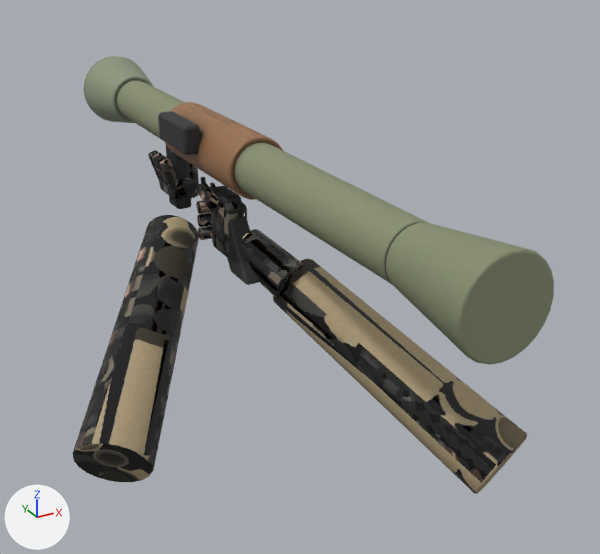
Before and after pictures for a commit that changed the glTF model spil/sigtekorn/modeller/raket.glb.
Rendered twice from a camera (50 mm lens) standing at (-0.444, -1.034, 0.356) and looking at (0.089, -0.066, -0.128). Lighting does not change. The marker at lower left points along +X, +Y and +Z. The picture after the commit comes second. Vertices at exactly the same position are counted once.

Objects in the first picture: 'hænder', 'raket'.
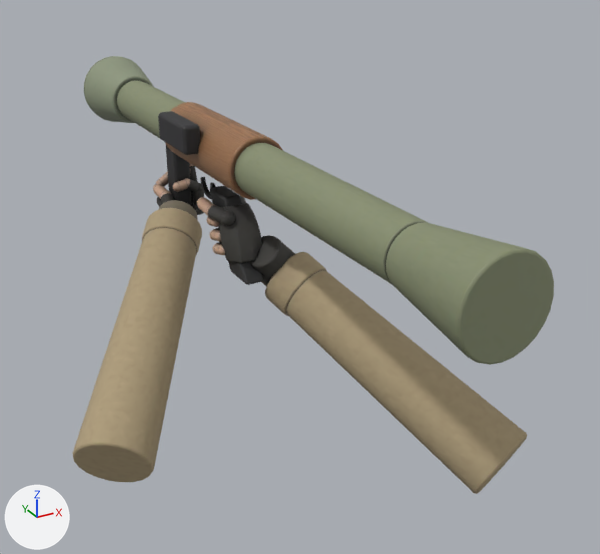
What changed in the scene script:
```text
Change me_højre_håndflade:
    used by ob_hænder; location = (0.0, 0.0, 0.0)
    remove me_højre_håndflade.from_pydata(...)  # 1296 vertices, 2536 faces; spans x -0.281..0.235, y -0.431..0.208, z -0.319..0.015
    add me_højre_håndflade.from_pydata(...)  # 22744 vertices, 45152 faces; spans x -0.281..0.235, y -0.431..0.207, z -0.319..0.006
    me_højre_håndflade part 1: a new loose piece, a UV sphere (16 segments, 10 rings, poles along z) spanning x -0.031..-0.015, y -0.037..-0.021, z -0.042..-0.027, in mat_hænder
    me_højre_håndflade part 2: a new loose piece, a UV sphere (16 segments, 10 rings, poles along z) spanning x -0.031..-0.015, y -0.049..-0.033, z -0.06..-0.044, in mat_hænder
    me_højre_håndflade part 3: a new loose piece, a UV sphere (16 segments, 10 rings, poles along z) spanning x -0.03..-0.015, y -0.058..-0.042, z -0.077..-0.062, in mat_hænder
    me_højre_håndflade part 4: a new loose piece, a UV sphere (16 segments, 10 rings, poles along z) spanning x -0.029..-0.009, y -0.069..-0.049, z -0.031..-0.011, in mat_hænder
    me_højre_håndflade part 5: the loose piece of 108 vertices spanning x -0.012..0.071, y -0.136..-0.036, z -0.13..-0.043 is copied, and the copy is multiplied about its middle by the matrix ((0.05, -0.729, 0.475), (0.947, 0.253, 0.139), (-0.055, 0.109, 0.791)), then moved by (0.007, 0.004, 0.0); it spans x 0.0..0.075, y -0.114..-0.05, z -0.124..-0.049
    me_højre_håndflade part 6: the loose piece of 84 vertices spanning x -0.032..0.018, y 0.002..0.03, z -0.078..-0.056 is deleted
    me_højre_håndflade part 7: 5 vertices moved within x -0.014..0.021, y -0.046..-0.036, z -0.089..-0.01; 964 vertices removed from x -0.039..0.071, y -0.136..0.208, z -0.13..0.015; 18154 vertices added at x -0.091..0.109, y -0.142..0.207, z -0.165..0.006
    me_højre_håndflade part 8: 472 kept faces spanning x -0.281..0.235, y -0.431..0.125, z -0.319..-0.056 get new texture (UV) coordinates
    other edits to the shape of me_højre_håndflade do not show in these pictures
```

Location of each change, [x1, y1, x2, y2] in pixels of the pictures (600 x 554 px):
'hænder', reshaped
    before: [73, 150, 527, 494]
    after: [73, 163, 527, 494]
part 1 of me_højre_håndflade, added
    after: [211, 219, 219, 227]
part 2 of me_højre_håndflade, added
    after: [215, 231, 221, 242]
part 3 of me_højre_håndflade, added
    after: [218, 245, 225, 255]
part 4 of me_højre_håndflade, added
    after: [221, 210, 235, 226]
part 5 of me_højre_håndflade, added
    after: [250, 235, 295, 284]
part 6 of me_højre_håndflade, deleted
    before: [198, 226, 212, 240]
part 7 of me_højre_håndflade, reshaped
    before: [148, 150, 304, 298]
    after: [142, 163, 327, 316]
part 8 of me_højre_håndflade, surface changed (black to beige)
    before: [73, 215, 527, 494]
    after: [73, 228, 527, 494]
